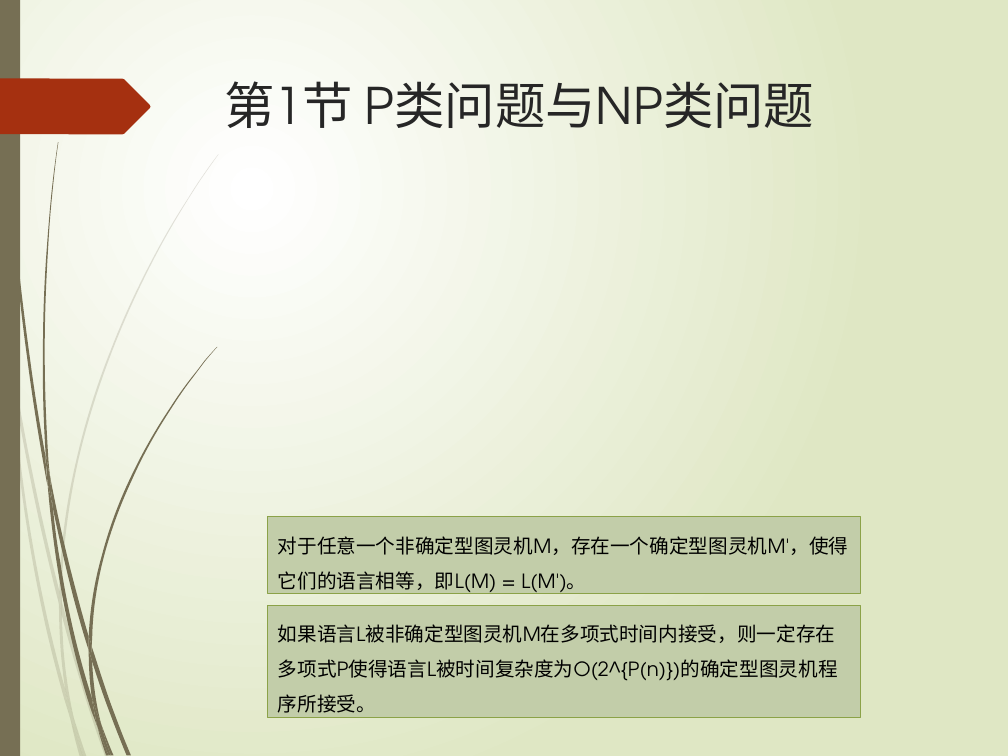
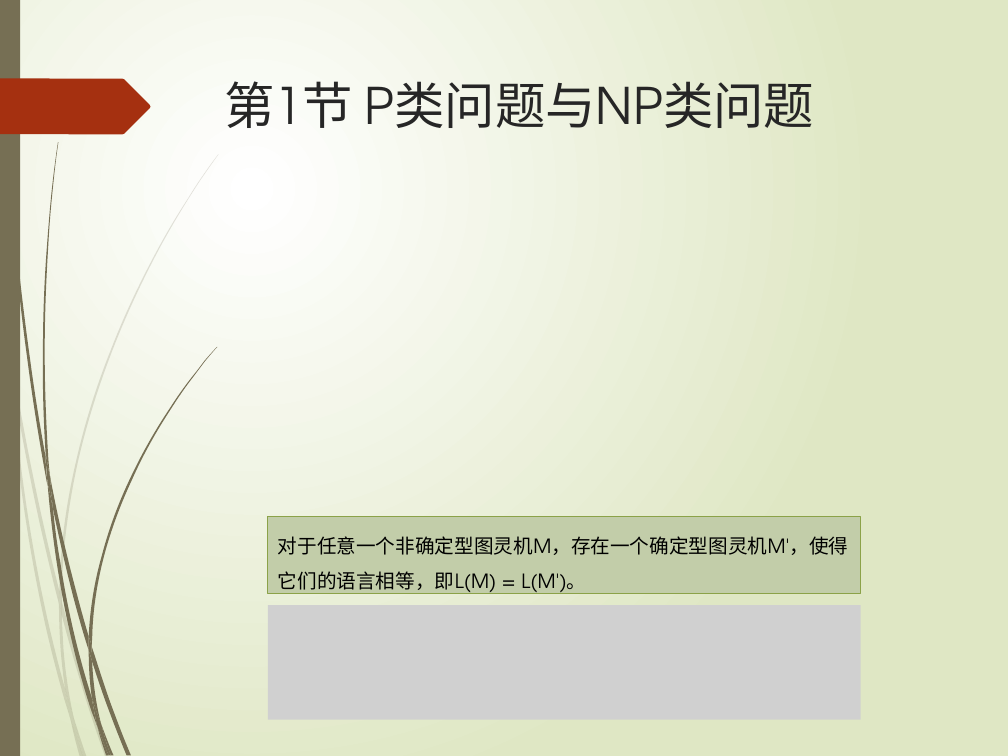
Before and after one commit to TeacherPeng/AlgorithmAnalysis, a slide deck: slide 7 of 教案/第4章 NP完全问题.pptx. Drawn at 1008x756 pixels with LibreOffice and Linux fonts; fonts in the diff are those of the drawing; grey boxes stand for pictures. Boxes give left, top, right and bottom in pixels: in the first picture for what was removed or moved away, otherwise in the second. Text is boxed around its words. In the diff, an @@ line names an element or a change of style, - is before the commit and + after.

```diff
--- a/教案/第4章 NP完全问题.pptx
+++ b/教案/第4章 NP完全问题.pptx
@@ rectangle removed at (268,605,861,717) @@
-如果语言L被非确定型图灵机M在多项式时间内接受，则一定存在多项式P使得语言L被时间复杂度为O(2^{P(n)})的确定型图灵机程序所接受。
@@ picture added at (268,605,861,720) @@
```
